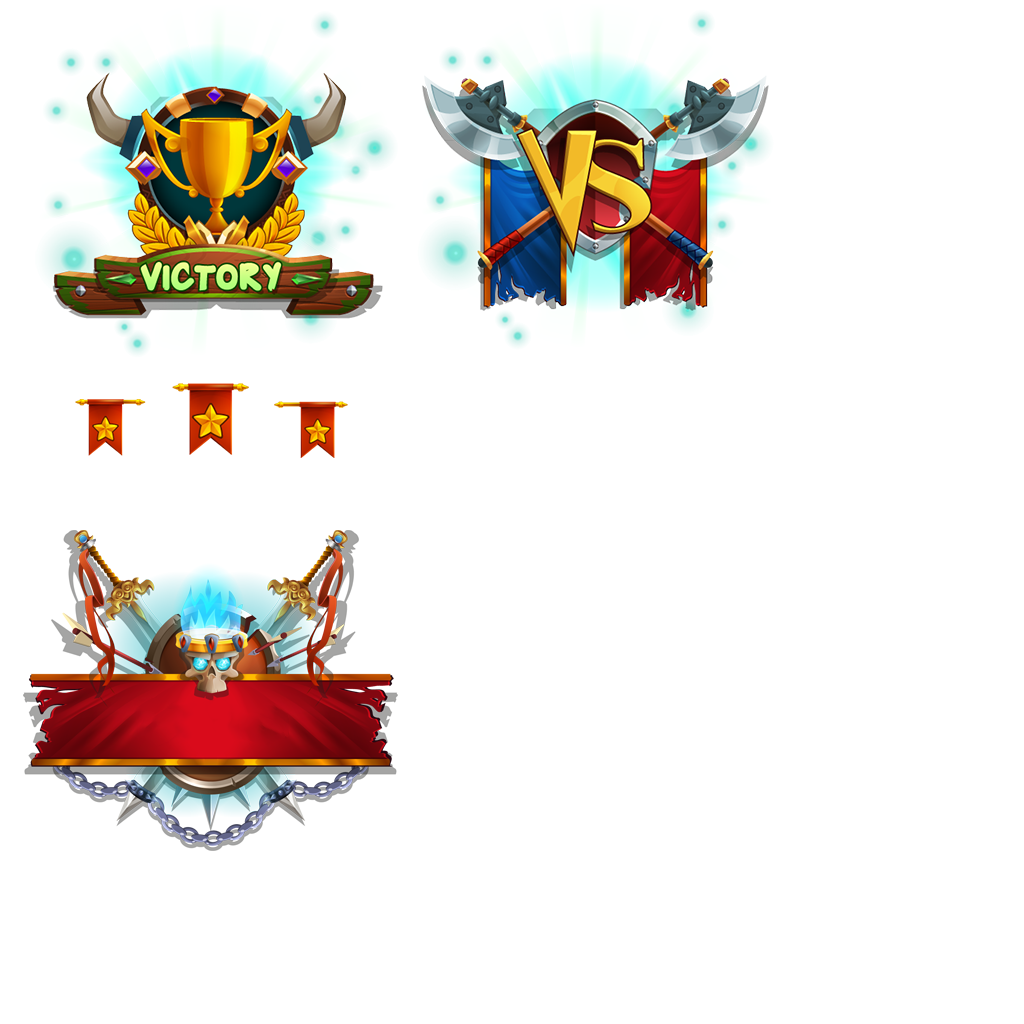
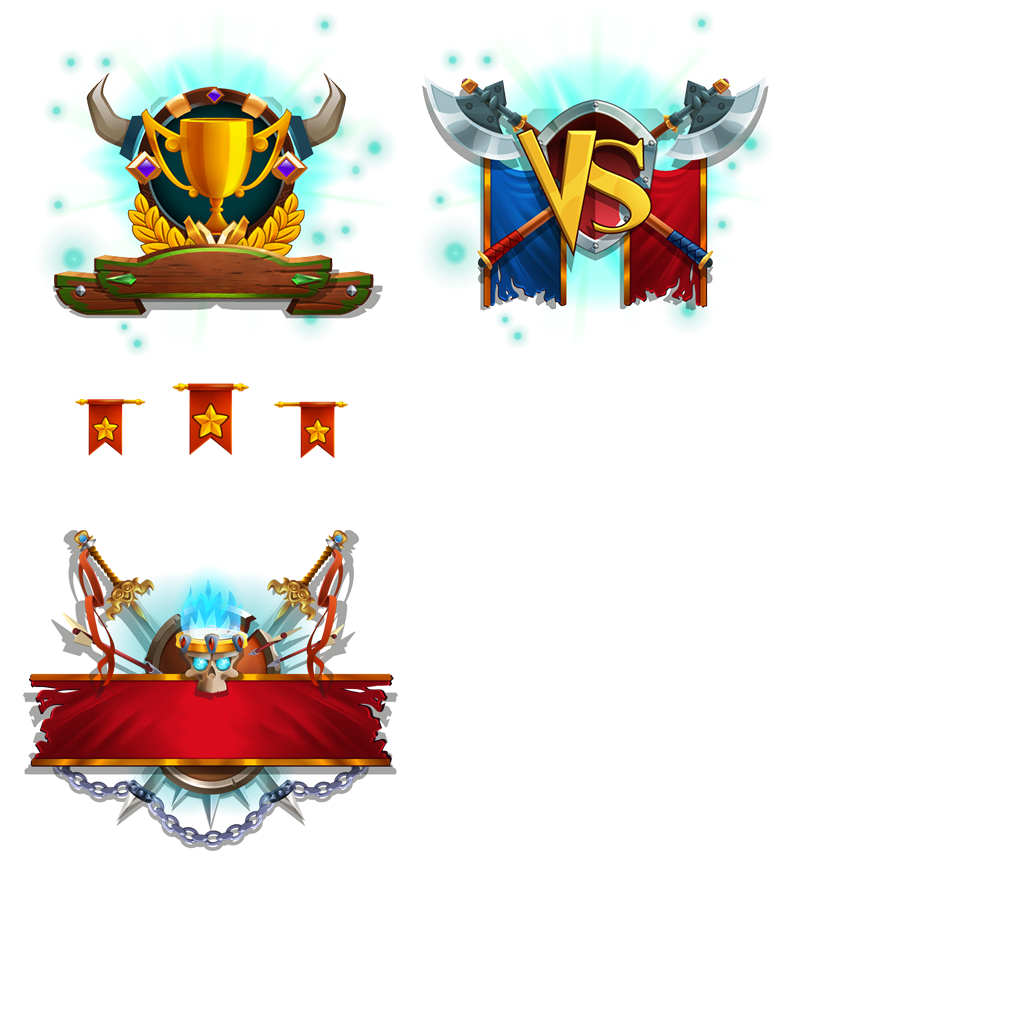
The second 1024 x 1024 image is a revision of the first. Changes to its layers:
painted on "Layer 0" over box(137, 253, 288, 298)
